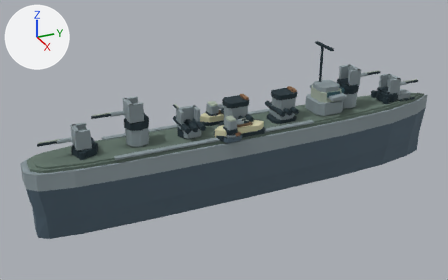
The glTF model game/public/assets/models/historic-le-fantasque.glb: old version first, new version second.
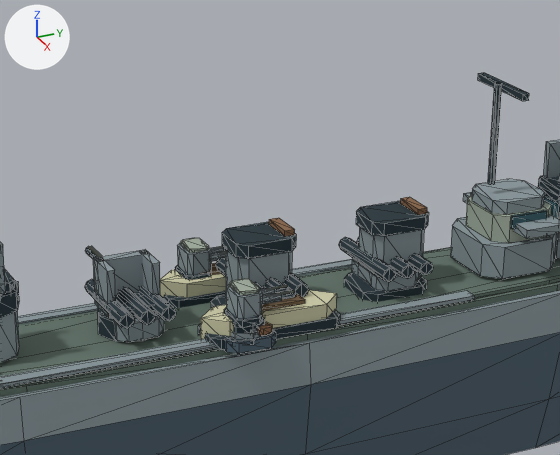
Each version is shown whole from a 50 mm lens placed at (4.71, -2.4, 2.56), pointed at (-0.08, -0.25, 0.17), then close up on the part from 32% to 77% of the width and 5% to 64% of the height. The lights are fixed; the arrows at upper left show +X, +Y and +Z. The last two pictures show the newer version. The close-ups show mesh edges as thin lines. Where no turn or scale is listed for an object, it has been applied to the vertices. Vertices at exactly the same position are counted once.

In view in the first close-up: 'historic-le-fantasque-historic-le-fantasque-geometry', 'historic-le-fantasque-historic_funnel_0.046-geometry', 'historic-le-fantasque-historic_funnel_1.022-geometry', 'historic-le-fantasque-part_aa-starboard.045-geometry', 'historic-le-fantasque-part_bridge.045-geometry', 'historic-le-fantasque-turret_aa_aa-port.047-geometry', 'historic-le-fantasque-turret_aa_aa-starboard.045-geometry', 'historic-le-fantasque-turret_main_1.034-geometry', 'historic-le-fantasque-turret_main_2.030-geometry', 'historic-le-fantasque-turret_main_3.017-geometry' and 1 more.
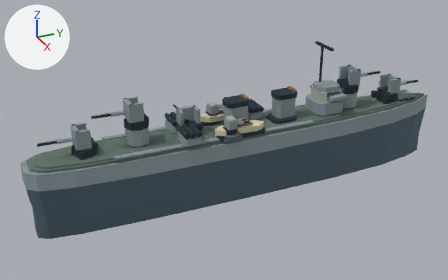
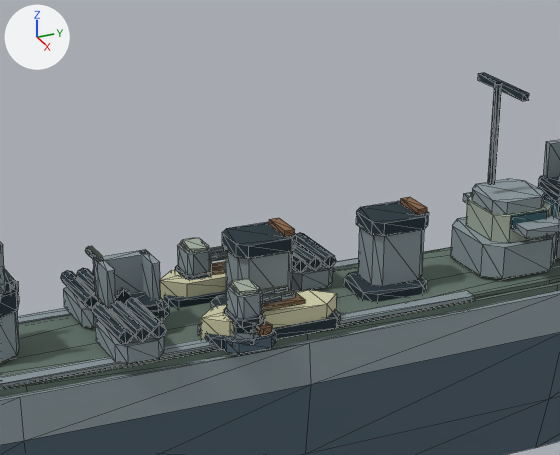
Diff of the bpy script that builds the scene:
```diff
--- a/game/public/assets/models/historic-le-fantasque.glb.py
+++ b/game/public/assets/models/historic-le-fantasque.glb.py
@@ me_faceted_armored_hull_047 @@
 # used by ob_historic_le_fantasque_historic_le_fantasque_geometry; location = (0.0, 0.0, 0.0)
-me_faceted_armored_hull_047.from_pydata(...)  # 576 vertices, 993 faces; spans x -0.27..0.27, y -2.06..2.06, z -0.34..0.5
+me_faceted_armored_hull_047.from_pydata(...)  # 384 vertices, 657 faces; spans x -0.27..0.27, y -2.06..2.06, z -0.34..0.5
+# me_faceted_armored_hull_047 part 1: 12 loose pieces with 192 vertices, spanning x -0.16..0.16, y -0.71..0.4, z 0.34..0.46, are deleted
 me_faceted_armored_hull_047.materials.append(mat_fleet_hull_fr)
@@ me_torpedo_launcher_base_024 @@
+me_torpedo_launcher_base_024.from_pydata(...)  # 64 vertices, 112 faces; spans x -0.115..0.115, y -0.08..0.08, z 0.34..0.453
+# faces by material slot: [28, 84]
+me_torpedo_launcher_base_024.materials.append(mat_fleet_edge_fr)  # grey #8c9a9f
+me_torpedo_launcher_base_024.materials.append(mat_fleet_ink)  # dark cyan #20333b
@@ me_torpedo_launcher_base_023 @@
+me_torpedo_launcher_base_023.from_pydata(...)  # 64 vertices, 112 faces; spans x -0.115..0.115, y -0.08..0.08, z 0.34..0.453
+# faces by material slot: [28, 84]
+me_torpedo_launcher_base_023.materials.append(mat_fleet_edge_fr)  # grey #8c9a9f
+me_torpedo_launcher_base_023.materials.append(mat_fleet_ink)  # dark cyan #20333b
@@ ob_historic_le_fantasque_torpedo_bank_2_003_geometry @@
+ob_historic_le_fantasque_torpedo_bank_2_003_geometry = bpy.data.objects.new('historic-le-fantasque-torpedo_bank_2.003-geometry', me_torpedo_launcher_base_024)
+ob_historic_le_fantasque_torpedo_bank_2_003_geometry.location = (-0.149, 0.062, 0.0)
@@ ob_historic_le_fantasque_torpedo_bank_1_008_geometry @@
+ob_historic_le_fantasque_torpedo_bank_1_008_geometry = bpy.data.objects.new('historic-le-fantasque-torpedo_bank_1.008-geometry', me_torpedo_launcher_base_023)
+ob_historic_le_fantasque_torpedo_bank_1_008_geometry.location = (0.149, -0.678, 0.0)
@@ ob_historic_le_fantasque_torpedo_bank_0_009_geometry @@
+ob_historic_le_fantasque_torpedo_bank_0_009_geometry = bpy.data.objects.new('historic-le-fantasque-torpedo_bank_0.009-geometry', me_torpedo_launcher_base_023.copy())
+ob_historic_le_fantasque_torpedo_bank_0_009_geometry.location = (-0.149, -0.678, 0.0)
```

Location of each change, (x1, y1, x2, y2) in pixels of the close-ups (560 x 455 px):
'historic-le-fantasque-torpedo_bank_1.008-geometry', added
    after: (92, 297, 166, 364)
    faces in mat_fleet_ink (dark cyan #20333b): (92, 297, 166, 344)
    faces in mat_fleet_edge_fr (grey #8c9a9f): (95, 320, 164, 364)
'historic-le-fantasque-torpedo_bank_2.003-geometry', added
    after: (292, 232, 336, 291)
    faces in mat_fleet_ink (dark cyan #20333b): (292, 232, 336, 273)
    faces in mat_fleet_edge_fr (grey #8c9a9f): (292, 263, 333, 291)
'historic-le-fantasque-torpedo_bank_0.009-geometry', added
    after: (61, 268, 130, 328)
    faces in mat_fleet_ink (dark cyan #20333b): (61, 268, 130, 308)
    faces in mat_fleet_edge_fr (grey #8c9a9f): (63, 287, 98, 328)
part 1 of me_faceted_armored_hull_047, deleted
    before: (85, 237, 433, 342)
